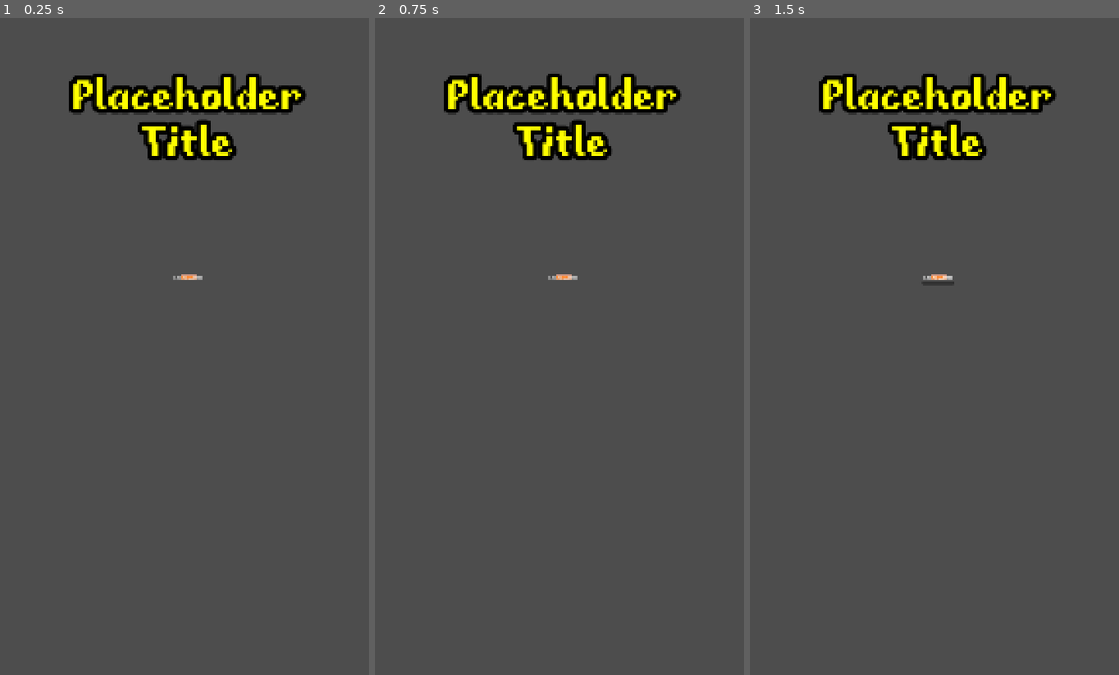
Above: before the commit, frames 1-3 (left to right).
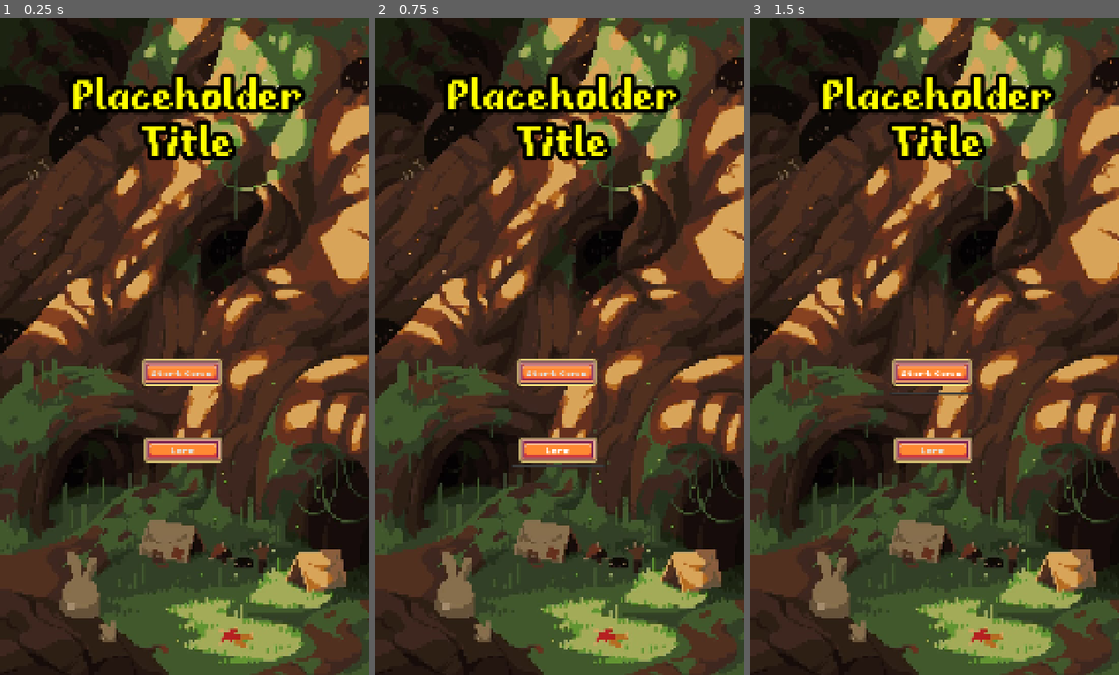
Above: after the commit, the same moments.

Repository: teachermanjeff/rpg2025
Game: Godot game, scene res://titleScreen.tscn
The game is run twice, just before and just after one commit, with the same random seed, the same clock (stepped at 60 frames per second) and the same inputs. This scene is started directly instead of the project's main scene.
Inputs (mouse positions are in pixels of both pictures, inside the frame that each line leads up to):
- Up to frame 1 (0.25 s): no input
- Up to frame 2 (0.75 s): click (559, 451) at 0.5 s, where only the run after the commit has a clickable "Lore"
- Up to frame 3 (1.5 s): click "Start Game" at 1.25 s

The runs differ from the first frame. In frame 1, 96% of the frame differs, in the area x 0-100%, y 0-100%; in frame 2, 95%; in frame 3, 95%.

Commit message:
Finished lore page and menu templates

Diff:
--- /dev/null
+++ b/rpg-test/lorePage.tscn
@@ -0,0 +1,71 @@
+[gd_scene load_steps=7 format=3 uid="uid://d2tiolytbycug"]
+
+[ext_resource type="Texture2D" uid="uid://d011qkr5u6hue" path="res://menu.jpg" id="1_66gum"]
+[ext_resource type="FontFile" uid="uid://cwsaunbyxmke6" path="res://Fibberish v1.0/Fibberish v1.0/fibberish.ttf" id="2_e72gh"]
+[ext_resource type="FontFile" uid="uid://c7dgpf7b2y7oe" path="res://RPG UI pack - Demo (by Franuka)/FantasyRPGtext (size 8).ttf" id="3_mdp7r"]
+[ext_resource type="Texture2D" uid="uid://c8g3kuf1t63yf" path="res://UI assets Demo (1x).png" id="4_e72gh"]
+
+[sub_resource type="LabelSettings" id="LabelSettings_1np0j"]
+font = ExtResource("2_e72gh")
+font_size = 150
+font_color = Color(1, 1, 0, 1)
+outline_size = 52
+outline_color = Color(0, 0, 0, 1)
+
+[sub_resource type="LabelSettings" id="LabelSettings_d42yb"]
+font = ExtResource("3_mdp7r")
+font_size = 46
+
+[node name="Control" type="Control"]
+layout_mode = 3
+anchors_preset = 15
+anchor_right = 1.0
+anchor_bottom = 1.0
+grow_horizontal = 2
+grow_vertical = 2
+
+[node name="TextureRect" type="TextureRect" parent="."]
+layout_mode = 0
+offset_left = -31.0
+offset_top = -24.0
+offset_right = 1123.25
+offset_bottom = 1940.0
+texture = ExtResource("1_66gum")
+expand_mode = 3
+stretch_mode = 5
+
+[node name="Label" type="Label" parent="."]
+layout_mode = 0
+offset_left = 155.0
+offset_top = 228.0
+offset_right = 952.0
+offset_bottom = 534.0
+text = "Lorem Ipsum!"
+label_settings = SubResource("LabelSettings_1np0j")
+horizontal_alignment = 1
+vertical_alignment = 1
+
+[node name="Label2" type="Label" parent="."]
+layout_mode = 0
+offset_left = 217.0
+offset_top = 441.0
+offset_right = 909.0
+offset_bottom = 1590.0
+text = "Lorem ipsum dolor sit amet, consectetur adipiscing elit. Aenean viverra, lectus at eleifend malesuada, dui odio tincidunt quam, sed viverra ex magna at sem. Sed ipsum lorem, cursus et mi finibus, maximus hendrerit mi. Aenean id sapien sit amet arcu eleifend malesuada. Sed augue nisl, auctor non varius at, consectetur in nisl. Fusce pharetra tempor velit sit amet pretium. Quisque sapien ligula, blandit at tellus non, laoreet convallis dolor. Phasellus vitae magna nec urna blandit tincidunt. Fusce luctus rutrum sagittis."
+label_settings = SubResource("LabelSettings_d42yb")
+horizontal_alignment = 1
+vertical_alignment = 1
+autowrap_mode = 3
+
+[node name="MenuButton" type="MenuButton" parent="."]
+layout_mode = 0
+offset_left = 443.0
+offset_top = 1554.0
+offset_right = 691.0
+offset_bottom = 1668.0
+theme_override_fonts/font = ExtResource("3_mdp7r")
+theme_override_font_sizes/font_size = 51
+text = "Back"
+icon = ExtResource("4_e72gh")
+icon_alignment = 1
+expand_icon = true
--- a/rpg-test/titleScreen.tscn
+++ b/rpg-test/titleScreen.tscn
@@ -1,7 +1,9 @@
-[gd_scene load_steps=4 format=3 uid="uid://d0dei012rro6o"]
+[gd_scene load_steps=6 format=3 uid="uid://d0dei012rro6o"]
 
 [ext_resource type="FontFile" uid="uid://cwsaunbyxmke6" path="res://Fibberish v1.0/Fibberish v1.0/fibberish.ttf" id="1_sf2e2"]
+[ext_resource type="Texture2D" uid="uid://d011qkr5u6hue" path="res://menu.jpg" id="1_yqvil"]
 [ext_resource type="Texture2D" uid="uid://c8g3kuf1t63yf" path="res://UI assets Demo (1x).png" id="2_tic01"]
+[ext_resource type="FontFile" uid="uid://c7dgpf7b2y7oe" path="res://RPG UI pack - Demo (by Franuka)/FantasyRPGtext (size 8).ttf" id="3_k43e0"]
 
 [sub_resource type="LabelSettings" id="LabelSettings_tic01"]
 font = ExtResource("1_sf2e2")
@@ -19,6 +21,16 @@
 grow_horizontal = 2
 grow_vertical = 2
 
+[node name="TextureRect" type="TextureRect" parent="."]
+layout_mode = 0
+offset_left = -31.0
+offset_top = -24.0
+offset_right = 1123.25
+offset_bottom = 1940.0
+texture = ExtResource("1_yqvil")
+expand_mode = 3
+stretch_mode = 5
+
 [node name="Label" type="Label" parent="."]
 layout_mode = 0
 offset_left = 4.0
@@ -33,10 +45,26 @@
 
 [node name="MenuButton" type="MenuButton" parent="."]
 layout_mode = 0
-offset_left = 502.0
-offset_top = 740.0
-offset_right = 568.0
-offset_bottom = 748.0
+offset_left = 408.0
+offset_top = 976.0
+offset_right = 655.0
+offset_bottom = 1093.0
+theme_override_fonts/font = ExtResource("3_k43e0")
+theme_override_font_sizes/font_size = 36
 text = "Start Game"
 icon = ExtResource("2_tic01")
 icon_alignment = 1
+expand_icon = true
+
+[node name="MenuButton2" type="MenuButton" parent="."]
+layout_mode = 0
+offset_left = 399.0
+offset_top = 1218.0
+offset_right = 672.0
+offset_bottom = 1304.0
+theme_override_fonts/font = ExtResource("3_k43e0")
+theme_override_font_sizes/font_size = 36
+text = "Lore"
+icon = ExtResource("2_tic01")
+icon_alignment = 1
+expand_icon = true
Binary file added: rpg-test/menu.jpg
Not shown, added: rpg-test/menu.jpg.import
